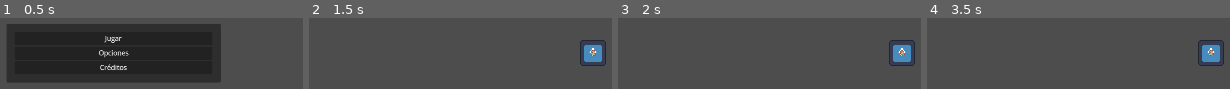
Above: before the commit, frames 1-4 (left to right).
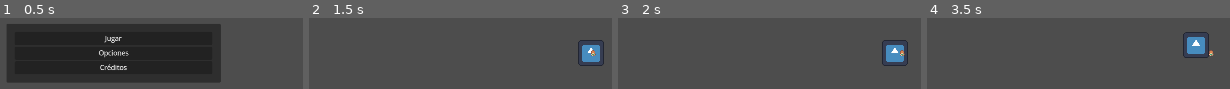
Above: after the commit, the same moments.

Repository: cckappa/kusoge
Game: Godot game, scene res://scenes/inicio_menu.tscn
The game is run twice, just before and just after one commit, with the same random seed, the same clock (stepped at 60 frames per second) and the same inputs. The engine's default icon, where the game draws it, is replaced by a stand-in: a white triangle on a blue panel in a dark square.
Inputs:
- Up to frame 1 (0.5 s): no input
- Up to frame 2 (1.5 s): click "Jugar" at 0.5 s; tap Enter at 1.25 s; hold Right (move_right, bound only after the commit) from 1.28 s (still down)
- Up to frame 3 (2 s): keep holding Right (move_right, bound only after the commit)
- Up to frame 4 (3.5 s): release Right (move_right, bound only after the commit) at 2.03 s; hold Down (move_down, bound only after the commit) 2.03-2.78 s; tap Space at 2.75 s; hold Right (move_right, bound only after the commit) from 2.78 s (still down)

Frame 1 is identical in both runs. In frame 2, 1.0% of the frame differs, in the area x 88-99%, y 30-68%; in frame 3, 1.7%; in frame 4, 3.2%, in the area x 84-99%, y 19-68%.

Commit message:
movimiento personaje

Diff:
--- a/project.godot
+++ b/project.godot
@@ -14,7 +14,7 @@
 config/tags=PackedStringArray("current")
 run/main_scene="res://scenes/inicio_menu.tscn"
 config/features=PackedStringArray("4.3", "GL Compatibility")
-config/icon="res://icon.svg"
+config/icon="res://kusoge_icon.png"
 
 [autoload]
 
@@ -58,6 +58,30 @@
 "events": [Object(InputEventKey,"resource_local_to_scene":false,"resource_name":"","device":-1,"window_id":0,"alt_press …(195 unchanged characters)…
 ]
 }
+move_left={
+"deadzone": 0.5,
+"events": [Object(InputEventKey,"resource_local_to_scene":false,"resource_name":"","device":-1,"window_id":0,"alt_pressed":false,"shift_pressed":false,"ctrl_pressed":false,"meta_pressed":false,"pressed":false,"keycode":0,"physical_keycode":65,"key_label":0,"unicode":97,"location":0,"echo":false,"script":null)
+, Object(InputEventKey,"resource_local_to_scene":false,"resource_name":"","device":-1,"window_id":0,"alt_pressed":false,"shift_pressed":false,"ctrl_pressed":false,"meta_pressed":false,"pressed":false,"keycode":0,"physical_keycode":4194319,"key_label":0,"unicode":0,"location":0,"echo":false,"script":null)
+]
+}
+move_right={
+"deadzone": 0.5,
+"events": [Object(InputEventKey,"resource_local_to_scene":false,"resource_name":"","device":-1,"window_id":0,"alt_pressed":false,"shift_pressed":false,"ctrl_pressed":false,"meta_pressed":false,"pressed":false,"keycode":0,"physical_keycode":4194321,"key_label":0,"unicode":0,"location":0,"echo":false,"script":null)
+, Object(InputEventKey,"resource_local_to_scene":false,"resource_name":"","device":-1,"window_id":0,"alt_pressed":false,"shift_pressed":false,"ctrl_pressed":false,"meta_pressed":false,"pressed":false,"keycode":0,"physical_keycode":68,"key_label":0,"unicode":100,"location":0,"echo":false,"script":null)
+]
+}
+move_up={
+"deadzone": 0.5,
+"events": [Object(InputEventKey,"resource_local_to_scene":false,"resource_name":"","device":-1,"window_id":0,"alt_pressed":false,"shift_pressed":false,"ctrl_pressed":false,"meta_pressed":false,"pressed":false,"keycode":0,"physical_keycode":87,"key_label":0,"unicode":119,"location":0,"echo":false,"script":null)
+, Object(InputEventKey,"resource_local_to_scene":false,"resource_name":"","device":-1,"window_id":0,"alt_pressed":false,"shift_pressed":false,"ctrl_pressed":false,"meta_pressed":false,"pressed":false,"keycode":0,"physical_keycode":4194320,"key_label":0,"unicode":0,"location":0,"echo":false,"script":null)
+]
+}
+move_down={
+"deadzone": 0.5,
+"events": [Object(InputEventKey,"resource_local_to_scene":false,"resource_name":"","device":-1,"window_id":0,"alt_pressed":false,"shift_pressed":false,"ctrl_pressed":false,"meta_pressed":false,"pressed":false,"keycode":0,"physical_keycode":4194322,"key_label":0,"unicode":0,"location":0,"echo":false,"script":null)
+, Object(InputEventKey,"resource_local_to_scene":false,"resource_name":"","device":-1,"window_id":0,"alt_pressed":false,"shift_pressed":false,"ctrl_pressed":false,"meta_pressed":false,"pressed":false,"keycode":0,"physical_keycode":83,"key_label":0,"unicode":115,"location":0,"echo":false,"script":null)
+]
+}
 
 [rendering]
 
--- /dev/null
+++ b/scenes/conejx.tscn
@@ -0,0 +1,8 @@
+[gd_scene load_steps=2 format=3 uid="uid://b0b7g35luu5xq"]
+
+[ext_resource type="Script" path="res://scripts/sprite_animations.gd" id="1_c3bcx"]
+
+[node name="SpriteAnimations" type="Node"]
+script = ExtResource("1_c3bcx")
+
+[node name="Sprite2D" type="Sprite2D" parent="."]
--- a/scenes/inicial.tscn
+++ b/scenes/inicial.tscn
@@ -1,15 +1,18 @@
-[gd_scene load_steps=4 format=3 uid="uid://dfidel1ct2nq"]
+[gd_scene load_steps=5 format=3 uid="uid://dfidel1ct2nq"]
 
 [ext_resource type="Script" path="res://scripts/inicial.gd" id="1_o71xu"]
 [ext_resource type="PackedScene" uid="uid://byctl1vrnbctx" path="res://scenes/settings_menu.tscn" id="2_1dw8i"]
 [ext_resource type="PackedScene" uid="uid://cc852y6dvkcdr" path="res://scenes/playable_character.tscn" id="3_5la8r"]
+[ext_resource type="Texture2D" uid="uid://ccnxin1on7xkk" path="res://icon.svg" id="4_jljwb"]
 
 [node name="Inicial" type="Node2D"]
 script = ExtResource("1_o71xu")
+
+[node name="Sprite2D" type="Sprite2D" parent="."]
+scale = Vector2(0.484375, 0.484375)
+texture = ExtResource("4_jljwb")
 
 [node name="SettingsMenu" parent="." instance=ExtResource("2_1dw8i")]
 visible = false
 
 [node name="PlayableCharacter" parent="." instance=ExtResource("3_5la8r")]
-
-[node name="Camera2D" type="Camera2D" parent="."]
--- a/scenes/playable_character.tscn
+++ b/scenes/playable_character.tscn
@@ -1,16 +1,32 @@
-[gd_scene load_steps=12 format=3 uid="uid://cc852y6dvkcdr"]
-
-[ext_resource type="Texture2D" uid="uid://ccnxin1on7xkk" path="res://icon.svg" id="1_7wxll"]
+[gd_scene load_steps=45 format=3 uid="uid://cc852y6dvkcdr"]
+
 [ext_resource type="Script" path="res://scripts/playable_character.gd" id="1_vne8f"]
 [ext_resource type="Resource" uid="uid://jr2yuolebha7" path="res://assets/resources/conejitx.tres" id="2_dcwwv"]
 [ext_resource type="Script" path="res://scripts/state_machine.gd" id="3_3n386"]
-[ext_resource type="Script" path="res://scenes/run_state.gd" id="4_chw2b"]
+[ext_resource type="Script" path="res://scripts/running.gd" id="4_chw2b"]
 [ext_resource type="Texture2D" uid="uid://civvllqehi3r0" path="res://assets/spritesheets/kenney_rpg-urban-pack/Tilemap/tilemap.png" id="6_brn32"]
+[ext_resource type="Script" path="res://scripts/idle.gd" id="6_u7i7p"]
 
 [sub_resource type="CapsuleShape2D" id="CapsuleShape2D_ifkpl"]
 radius = 34.0
 height = 90.0
 
+[sub_resource type="AtlasTexture" id="AtlasTexture_7hewh"]
+atlas = ExtResource("6_brn32")
+region = Rect2(407, 0, 17, 17)
+
+[sub_resource type="AtlasTexture" id="AtlasTexture_5h6xt"]
+atlas = ExtResource("6_brn32")
+region = Rect2(390, 0, 17, 17)
+
+[sub_resource type="AtlasTexture" id="AtlasTexture_qhyix"]
+atlas = ExtResource("6_brn32")
+region = Rect2(441, 0, 17, 17)
+
+[sub_resource type="AtlasTexture" id="AtlasTexture_41370"]
+atlas = ExtResource("6_brn32")
+region = Rect2(424, 0, 17, 17)
+
 [sub_resource type="AtlasTexture" id="AtlasTexture_w688j"]
 atlas = ExtResource("6_brn32")
 region = Rect2(407, 0, 17, 17)
@@ -22,11 +38,79 @@
 [sub_resource type="AtlasTexture" id="AtlasTexture_jxwxl"]
 atlas = ExtResource("6_brn32")
 region = Rect2(407, 34, 17, 17)
+
+[sub_resource type="AtlasTexture" id="AtlasTexture_moma4"]
+atlas = ExtResource("6_brn32")
+region = Rect2(391, 0, 16, 17)
+
+[sub_resource type="AtlasTexture" id="AtlasTexture_mjl31"]
+atlas = ExtResource("6_brn32")
+region = Rect2(391, 17, 16, 17)
+
+[sub_resource type="AtlasTexture" id="AtlasTexture_kylb6"]
+atlas = ExtResource("6_brn32")
+region = Rect2(391, 34, 16, 17)
+
+[sub_resource type="AtlasTexture" id="AtlasTexture_lq6lm"]
+atlas = ExtResource("6_brn32")
+region = Rect2(441, 0, 17, 17)
+
+[sub_resource type="AtlasTexture" id="AtlasTexture_ik5d2"]
+atlas = ExtResource("6_brn32")
+region = Rect2(441, 17, 17, 17)
+
+[sub_resource type="AtlasTexture" id="AtlasTexture_y1ggs"]
+atlas = ExtResource("6_brn32")
+region = Rect2(441, 34, 17, 17)
+
+[sub_resource type="AtlasTexture" id="AtlasTexture_b7ceb"]
+atlas = ExtResource("6_brn32")
+region = Rect2(424, 0, 17, 17)
+
+[sub_resource type="AtlasTexture" id="AtlasTexture_2wsen"]
+atlas = ExtResource("6_brn32")
+region = Rect2(424, 17, 17, 17)
+
+[sub_resource type="AtlasTexture" id="AtlasTexture_bi4qk"]
+atlas = ExtResource("6_brn32")
+region = Rect2(424, 34, 17, 17)
 
 [sub_resource type="SpriteFrames" id="SpriteFrames_dd1ai"]
 animations = [{
 "frames": [{
 "duration": 1.0,
+"texture": SubResource("AtlasTexture_7hewh")
+}],
+"loop": true,
+"name": &"idle_down",
+"speed": 5.0
+}, {
+"frames": [{
+"duration": 1.0,
+"texture": SubResource("AtlasTexture_5h6xt")
+}],
+"loop": true,
+"name": &"idle_left",
+"speed": 5.0
+}, {
+"frames": [{
+"duration": 1.0,
+"texture": SubResource("AtlasTexture_qhyix")
+}],
+"loop": true,
+"name": &"idle_right",
+"speed": 5.0
+}, {
+"frames": [{
+"duration": 1.0,
+"texture": SubResource("AtlasTexture_41370")
+}],
+"loop": true,
+"name": &"idle_up",
+"speed": 5.0
+}, {
+"frames": [{
+"duration": 1.0,
 "texture": SubResource("AtlasTexture_w688j")
 }, {
 "duration": 1.0,
@@ -39,9 +123,380 @@
 "texture": SubResource("AtlasTexture_jxwxl")
 }],
 "loop": true,
-"name": &"forward",
+"name": &"move_down",
+"speed": 5.0
+}, {
+"frames": [{
+"duration": 1.0,
+"texture": SubResource("AtlasTexture_moma4")
+}, {
+"duration": 1.0,
+"texture": SubResource("AtlasTexture_mjl31")
+}, {
+"duration": 1.0,
+"texture": SubResource("AtlasTexture_moma4")
+}, {
+"duration": 1.0,
+"texture": SubResource("AtlasTexture_kylb6")
+}],
+"loop": true,
+"name": &"move_left",
+"speed": 5.0
+}, {
+"frames": [{
+"duration": 1.0,
+"texture": SubResource("AtlasTexture_lq6lm")
+}, {
+"duration": 1.0,
+"texture": SubResource("AtlasTexture_ik5d2")
+}, {
+"duration": 1.0,
+"texture": SubResource("AtlasTexture_lq6lm")
+}, {
+"duration": 1.0,
+"texture": SubResource("AtlasTexture_y1ggs")
+}],
+"loop": true,
+"name": &"move_right",
+"speed": 5.0
+}, {
+"frames": [{
+"duration": 1.0,
+"texture": SubResource("AtlasTexture_b7ceb")
+}, {
+"duration": 1.0,
+"texture": SubResource("AtlasTexture_2wsen")
+}, {
+"duration": 1.0,
+"texture": SubResource("AtlasTexture_b7ceb")
+}, {
+"duration": 1.0,
+"texture": SubResource("AtlasTexture_bi4qk")
+}],
+"loop": true,
+"name": &"move_up",
 "speed": 5.0
 }]
+
+[sub_resource type="Animation" id="Animation_qa5w1"]
+resource_name = "idle_down"
+length = 0.2
+loop_mode = 1
+tracks/0/type = "value"
+tracks/0/imported = false
+tracks/0/enabled = true
+tracks/0/path = NodePath("conejxSpritesheet:animation")
+tracks/0/interp = 1
+tracks/0/loop_wrap = true
+tracks/0/keys = {
+"times": PackedFloat32Array(0),
+"transitions": PackedFloat32Array(1),
+"update": 1,
+"values": [&"idle_down"]
+}
+tracks/1/type = "value"
+tracks/1/imported = false
+tracks/1/enabled = true
+tracks/1/path = NodePath("conejxSpritesheet:frame")
+tracks/1/interp = 1
+tracks/1/loop_wrap = true
+tracks/1/keys = {
+"times": PackedFloat32Array(0),
+"transitions": PackedFloat32Array(1),
+"update": 1,
+"values": [0]
+}
+
+[sub_resource type="Animation" id="Animation_nahav"]
+resource_name = "idle_up"
+length = 0.2
+loop_mode = 1
+tracks/0/type = "value"
+tracks/0/imported = false
+tracks/0/enabled = true
+tracks/0/path = NodePath("conejxSpritesheet:animation")
+tracks/0/interp = 1
+tracks/0/loop_wrap = true
+tracks/0/keys = {
+"times": PackedFloat32Array(0),
+"transitions": PackedFloat32Array(1),
+"update": 1,
+"values": [&"idle_up"]
+}
+tracks/1/type = "value"
+tracks/1/imported = false
+tracks/1/enabled = true
+tracks/1/path = NodePath("conejxSpritesheet:frame")
+tracks/1/interp = 1
+tracks/1/loop_wrap = true
+tracks/1/keys = {
+"times": PackedFloat32Array(0),
+"transitions": PackedFloat32Array(1),
+"update": 1,
+"values": [0]
+}
+
+[sub_resource type="Animation" id="Animation_ip75f"]
+resource_name = "idle_left"
+length = 0.2
+loop_mode = 1
+tracks/0/type = "value"
+tracks/0/imported = false
+tracks/0/enabled = true
+tracks/0/path = NodePath("conejxSpritesheet:animation")
+tracks/0/interp = 1
+tracks/0/loop_wrap = true
+tracks/0/keys = {
+"times": PackedFloat32Array(0),
+"transitions": PackedFloat32Array(1),
+"update": 1,
+"values": [&"idle_left"]
+}
+tracks/1/type = "value"
+tracks/1/imported = false
+tracks/1/enabled = true
+tracks/1/path = NodePath("conejxSpritesheet:frame")
+tracks/1/interp = 1
+tracks/1/loop_wrap = true
+tracks/1/keys = {
+"times": PackedFloat32Array(0),
+"transitions": PackedFloat32Array(1),
+"update": 1,
+"values": [0]
+}
+
+[sub_resource type="Animation" id="Animation_agxjn"]
+resource_name = "idle_right"
+length = 0.2
+loop_mode = 1
+tracks/0/type = "value"
+tracks/0/imported = false
+tracks/0/enabled = true
+tracks/0/path = NodePath("conejxSpritesheet:animation")
+tracks/0/interp = 1
+tracks/0/loop_wrap = true
+tracks/0/keys = {
+"times": PackedFloat32Array(0),
+"transitions": PackedFloat32Array(1),
+"update": 1,
+"values": [&"idle_right"]
+}
+tracks/1/type = "value"
+tracks/1/imported = false
+tracks/1/enabled = true
+tracks/1/path = NodePath("conejxSpritesheet:frame")
+tracks/1/interp = 1
+tracks/1/loop_wrap = true
+tracks/1/keys = {
+"times": PackedFloat32Array(0),
+"transitions": PackedFloat32Array(1),
+"update": 1,
+"values": [0]
+}
+
+[sub_resource type="Animation" id="Animation_ij3g2"]
+resource_name = "move_right"
+length = 0.8
+loop_mode = 1
+step = 1.0
+tracks/0/type = "value"
+tracks/0/imported = false
+tracks/0/enabled = true
+tracks/0/path = NodePath("conejxSpritesheet:animation")
+tracks/0/interp = 1
+tracks/0/loop_wrap = true
+tracks/0/keys = {
+"times": PackedFloat32Array(0, 0.0001),
+"transitions": PackedFloat32Array(1, 1),
+"update": 1,
+"values": [&"move_right", &"move_right"]
+}
+tracks/1/type = "value"
+tracks/1/imported = false
+tracks/1/enabled = true
+tracks/1/path = NodePath("conejxSpritesheet:frame")
+tracks/1/interp = 1
+tracks/1/loop_wrap = true
+tracks/1/keys = {
+"times": PackedFloat32Array(0, 0.2, 0.4, 0.6),
+"transitions": PackedFloat32Array(1, 1, 1, 1),
+"update": 1,
+"values": [0, 1, 2, 3]
+}
+
+[sub_resource type="Animation" id="Animation_lbtuy"]
+length = 0.001
+tracks/0/type = "value"
+tracks/0/imported = false
+tracks/0/enabled = true
+tracks/0/path = NodePath("conejxSpritesheet:animation")
+tracks/0/interp = 1
+tracks/0/loop_wrap = true
+tracks/0/keys = {
+"times": PackedFloat32Array(0),
+"transitions": PackedFloat32Array(1),
+"update": 1,
+"values": [&"move_right"]
+}
+tracks/1/type = "value"
+tracks/1/imported = false
+tracks/1/enabled = true
+tracks/1/path = NodePath("conejxSpritesheet:frame")
+tracks/1/interp = 1
+tracks/1/loop_wrap = true
+tracks/1/keys = {
+"times": PackedFloat32Array(0),
+"transitions": PackedFloat32Array(1),
+"update": 1,
+"values": [1]
+}
+
+[sub_resource type="Animation" id="Animation_hwfi6"]
+resource_name = "move_left"
+length = 0.8
+loop_mode = 1
+step = 1.0
+tracks/0/type = "value"
+tracks/0/imported = false
+tracks/0/enabled = true
+tracks/0/path = NodePath("conejxSpritesheet:animation")
+tracks/0/interp = 1
+tracks/0/loop_wrap = true
+tracks/0/keys = {
+"times": PackedFloat32Array(0),
+"transitions": PackedFloat32Array(1),
+"update": 1,
+"values": [&"move_left"]
+}
+tracks/1/type = "value"
+tracks/1/imported = false
+tracks/1/enabled = true
+tracks/1/path = NodePath("conejxSpritesheet:frame")
+tracks/1/interp = 1
+tracks/1/loop_wrap = true
+tracks/1/keys = {
+"times": PackedFloat32Array(0, 0.2, 0.4, 0.6),
+"transitions": PackedFloat32Array(1, 1, 1, 1),
+"update": 1,
+"values": [0, 1, 2, 3]
+}
+
+[sub_resource type="Animation" id="Animation_bfygw"]
+resource_name = "move_down"
+length = 0.8
+loop_mode = 1
+step = 1.0
+tracks/0/type = "value"
+tracks/0/imported = false
+tracks/0/enabled = true
+tracks/0/path = NodePath("conejxSpritesheet:animation")
+tracks/0/interp = 1
+tracks/0/loop_wrap = true
+tracks/0/keys = {
+"times": PackedFloat32Array(0),
+"transitions": PackedFloat32Array(1),
+"update": 1,
+"values": [&"move_down"]
+}
+tracks/1/type = "value"
+tracks/1/imported = false
+tracks/1/enabled = true
+tracks/1/path = NodePath("conejxSpritesheet:frame")
+tracks/1/interp = 1
+tracks/1/loop_wrap = true
+tracks/1/keys = {
+"times": PackedFloat32Array(0, 0.2, 0.4, 0.6),
+"transitions": PackedFloat32Array(1, 1, 1, 1),
+"update": 1,
+"values": [0, 1, 2, 3]
+}
+
+[sub_resource type="Animation" id="Animation_5wquw"]
+resource_name = "move_up"
+length = 0.8
+loop_mode = 1
+step = 1.0
+tracks/0/type = "value"
+tracks/0/imported = false
+tracks/0/enabled = true
+tracks/0/path = NodePath("conejxSpritesheet:animation")
+tracks/0/interp = 1
+tracks/0/loop_wrap = true
+tracks/0/keys = {
+"times": PackedFloat32Array(0),
+"transitions": PackedFloat32Array(1),
+"update": 1,
+"values": [&"move_up"]
+}
+tracks/1/type = "value"
+tracks/1/imported = false
+tracks/1/enabled = true
+tracks/1/path = NodePath("conejxSpritesheet:frame")
+tracks/1/interp = 1
+tracks/1/loop_wrap = true
+tracks/1/keys = {
+"times": PackedFloat32Array(0, 0.2, 0.4, 0.6),
+"transitions": PackedFloat32Array(1, 1, 1, 1),
+"update": 1,
+"values": [0, 1, 2, 3]
+}
+
+[sub_resource type="AnimationLibrary" id="AnimationLibrary_6unp3"]
+_data = {
+"RESET": SubResource("Animation_lbtuy"),
+"idle_down": SubResource("Animation_qa5w1"),
+"idle_left": SubResource("Animation_ip75f"),
+"idle_right": SubResource("Animation_agxjn"),
+"idle_up": SubResource("Animation_nahav"),
+"move_down": SubResource("Animation_bfygw"),
+"move_left": SubResource("Animation_hwfi6"),
+"move_right": SubResource("Animation_ij3g2"),
+"move_up": SubResource("Animation_5wquw")
+}
+
+[sub_resource type="AnimationNodeAnimation" id="AnimationNodeAnimation_yet2u"]
+animation = &"idle_up"
+
+[sub_resource type="AnimationNodeAnimation" id="AnimationNodeAnimation_0qmd0"]
+animation = &"idle_down"
+
+[sub_resource type="AnimationNodeAnimation" id="AnimationNodeAnimation_cmrg8"]
+animation = &"idle_right"
+
+[sub_resource type="AnimationNodeAnimation" id="AnimationNodeAnimation_yaco5"]
+animation = &"idle_left"
+
+[sub_resource type="AnimationNodeBlendSpace2D" id="AnimationNodeBlendSpace2D_i8jlg"]
+blend_point_0/node = SubResource("AnimationNodeAnimation_yet2u")
+blend_point_0/pos = Vector2(0, 1)
+blend_point_1/node = SubResource("AnimationNodeAnimation_0qmd0")
+blend_point_1/pos = Vector2(0, -1)
+blend_point_2/node = SubResource("AnimationNodeAnimation_cmrg8")
+blend_point_2/pos = Vector2(1, 0)
+blend_point_3/node = SubResource("AnimationNodeAnimation_yaco5")
+blend_point_3/pos = Vector2(-1, 0)
+blend_mode = 1
+
+[sub_resource type="AnimationNodeBlendSpace2D" id="AnimationNodeBlendSpace2D_1cu6j"]
+
+[sub_resource type="AnimationNodeStateMachineTransition" id="AnimationNodeStateMachineTransition_a88c5"]
+advance_mode = 2
+
+[sub_resource type="AnimationNodeStateMachineTransition" id="AnimationNodeStateMachineTransition_amupv"]
+advance_mode = 2
+advance_condition = &"move"
+
+[sub_resource type="AnimationNodeStateMachineTransition" id="AnimationNodeStateMachineTransition_4biik"]
+advance_mode = 2
+advance_condition = &"idle"
+
+[sub_resource type="AnimationNodeStateMachine" id="AnimationNodeStateMachine_8dl5d"]
+states/Start/position = Vector2(212, 100)
+states/idle/node = SubResource("AnimationNodeBlendSpace2D_i8jlg")
+states/idle/position = Vector2(439, 32)
+states/move/node = SubResource("AnimationNodeBlendSpace2D_1cu6j")
+states/move/position = Vector2(439, 135)
+transitions = ["Start", "idle", SubResource("AnimationNodeStateMachineTransition_a88c5"), "idle", "move", SubResource("AnimationNodeStateMachineTransition_amupv"), "move", "idle", SubResource("AnimationNodeStateMachineTransition_4biik")]
 
 [node name="PlayableCharacter" type="CharacterBody2D"]
 script = ExtResource("1_vne8f")
@@ -50,19 +505,34 @@
 [node name="CollisionShape2D" type="CollisionShape2D" parent="."]
 shape = SubResource("CapsuleShape2D_ifkpl")
 
-[node name="Sprite2D" type="Sprite2D" parent="."]
-scale = Vector2(0.484375, 0.484375)
-texture = ExtResource("1_7wxll")
-
 [node name="StateMachine" type="Node" parent="."]
 script = ExtResource("3_3n386")
 
-[node name="RunState" type="Node" parent="StateMachine"]
+[node name="Idle" type="Node" parent="StateMachine" node_paths=PackedStringArray("animation_tree")]
+script = ExtResource("6_u7i7p")
+animation_tree = NodePath("../../AnimationTree")
+
+[node name="Running" type="Node" parent="StateMachine" node_paths=PackedStringArray("animation_tree")]
 script = ExtResource("4_chw2b")
-
-[node name="conejx_spritesheet" type="AnimatedSprite2D" parent="."]
+animation_tree = NodePath("../../AnimationTree")
+
+[node name="conejxSpritesheet" type="AnimatedSprite2D" parent="."]
 sprite_frames = SubResource("SpriteFrames_dd1ai")
-animation = &"forward"
-autoplay = "forward"
-frame = 3
-frame_progress = 0.243053
+animation = &"move_right"
+autoplay = "idle_down"
+frame = 1
+
+[node name="Camera2D" type="Camera2D" parent="."]
+
+[node name="AnimationPlayer" type="AnimationPlayer" parent="."]
+libraries = {
+"": SubResource("AnimationLibrary_6unp3")
+}
+
+[node name="AnimationTree" type="AnimationTree" parent="."]
+tree_root = SubResource("AnimationNodeStateMachine_8dl5d")
+anim_player = NodePath("../AnimationPlayer")
+parameters/conditions/idle = false
+parameters/conditions/move = false
+parameters/idle/blend_position = Vector2(-0.00317967, 0.0212766)
+parameters/move/blend_position = Vector2(0, 0)
--- a/scenes/run_state.gd
+++ /dev/null
@@ -1,2 +0,0 @@
-extends PlayerState
-# Extiende el playerstate nada mas para que sea mas facil jalar el playable character y sus variables
--- /dev/null
+++ b/scripts/idle.gd
@@ -0,0 +1,13 @@
+extends PlayerState
+
+func enter(previous_state_path: String, data := {}) -> void:
+	player.velocity.x = 0.0
+	player.velocity.y = 0.0
+
+	animation_tree.set("parameters/condition/idle", true)
+	print('entra idle')
+
+func physics_update(_delta: float) -> void:
+	if Input.is_action_pressed("move_left") or Input.is_action_pressed("move_right") or Input.is_action_pressed("move_up") or Input.is_action_pressed("move_down"):
+		animation_tree.set("parameters/condition/idle", false)
+		finished.emit(RUNNING)
--- a/scripts/player_state.gd
+++ b/scripts/player_state.gd
@@ -1,9 +1,15 @@
 class_name PlayerState
 extends State
 
+const IDLE = "Idle"
+const RUNNING = "Running"
+const JUMPING = "Jumping"
+const FALLING = "Falling"
+
 var player:PlayableCharacter
+
+@export var animation_tree:AnimationTree
 
 func _ready() -> void:
 	await owner.ready
 	player = owner as PlayableCharacter
-	print(player.character_info.run_speed)
--- /dev/null
+++ b/scripts/running.gd
@@ -0,0 +1,27 @@
+extends PlayerState
+# Extiende el playerstate nada mas para que sea mas facil jalar el playable character y sus variables
+
+var last_facing_direction := Vector2(0,-1)
+
+func enter(previous_state_path: String, data := {}) -> void:
+	animation_tree.set("parameters/condition/move", true)
+	print('entra running')
+
+func physics_update(_delta: float) -> void:
+	var direction := Vector2(
+		Input.get_action_strength("move_right") - Input.get_action_strength("move_left"),
+		Input.get_action_strength("move_down") - Input.get_action_strength("move_up")
+	)
+
+	if direction.length() > 1.0:
+		direction = direction.normalized()
+		last_facing_direction = player.velocity.normalized()
+
+	player.velocity = direction * player.character_info.run_speed
+
+
+	if is_equal_approx(direction.x, 0.0) and is_equal_approx(direction.y, 0.0):
+		animation_tree.set("parameters/condition/move", false)
+		finished.emit(IDLE, {"last_facing_direction":last_facing_direction})
+
+	player.move_and_slide()
--- /dev/null
+++ b/scripts/sprite_animations.gd
@@ -0,0 +1,4 @@
+class_name SpriteAnimations
+extends Node
+
+@export var spritesheet:AnimatedSprite2D
Binary file added: kusoge_icon.png
Not shown, added: kusoge_icon.png.import
